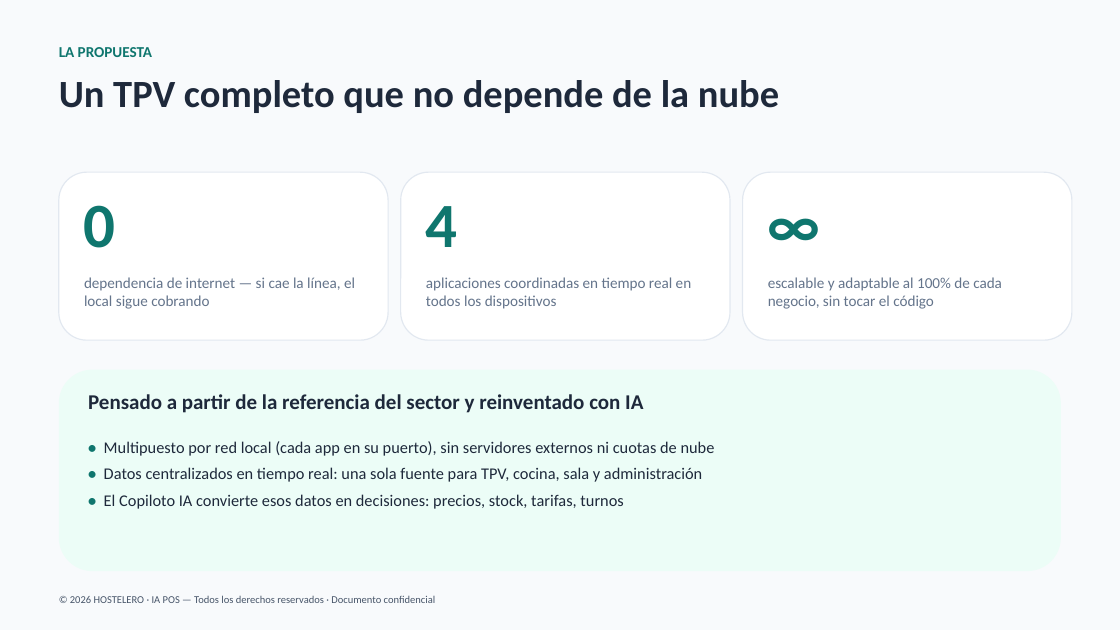
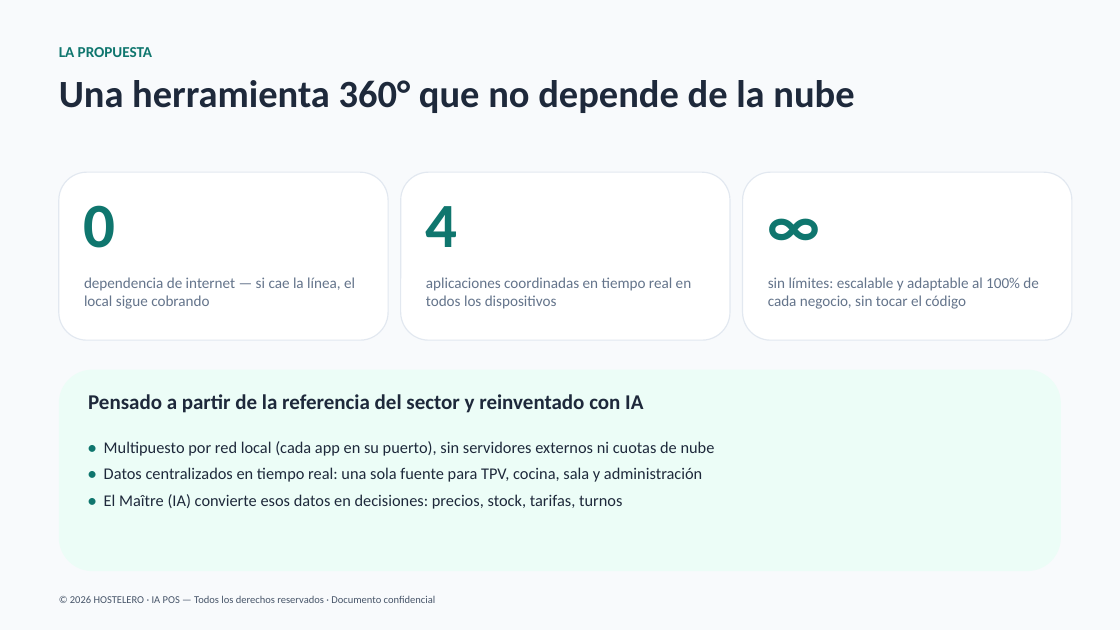
Before and after one commit to joanserramiret/HOSTELERO, a slide deck: slide 3 of HOSTELERO-Presentacion.pptx. Drawn at 1120x630 pixels with LibreOffice and Linux fonts; fonts in the diff are those of the drawing. Boxes give left, top, right and bottom in pixels: in the first picture for what was removed or moved away, otherwise in the second. Text is boxed around its words. In the diff, an @@ line names an element or a change of style, - is before the commit and + after.

```diff
--- a/HOSTELERO-Presentacion.pptx
+++ b/HOSTELERO-Presentacion.pptx
@@ text at (x1=59, y1=80, x2=854, y2=113): text changed @@
-Un TPV completo que no depende de la nube
+Una herramienta 360° que no depende de la nube
@@ text at (x1=768, y1=277, x2=1038, y2=309): text changed @@
-escalable y adaptable al 100% de cada negocio, sin tocar el código
+sin límites: escalable y adaptable al 100% de cada negocio, sin tocar el código
@@ text at (x1=104, y1=494, x2=622, y2=509): text changed @@
-• El Copiloto IA convierte esos datos en decisiones: precios, stock, tarifas, turnos
+• El Maître (IA) convierte esos datos en decisiones: precios, stock, tarifas, turnos
```
Also in this commit, not shown: 7 other slides changed, 10 other files.
